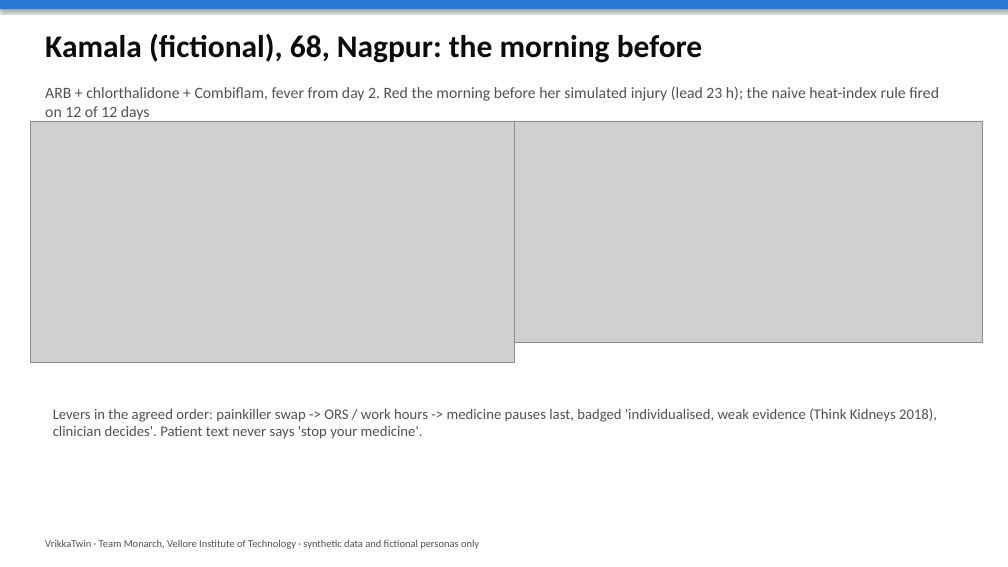
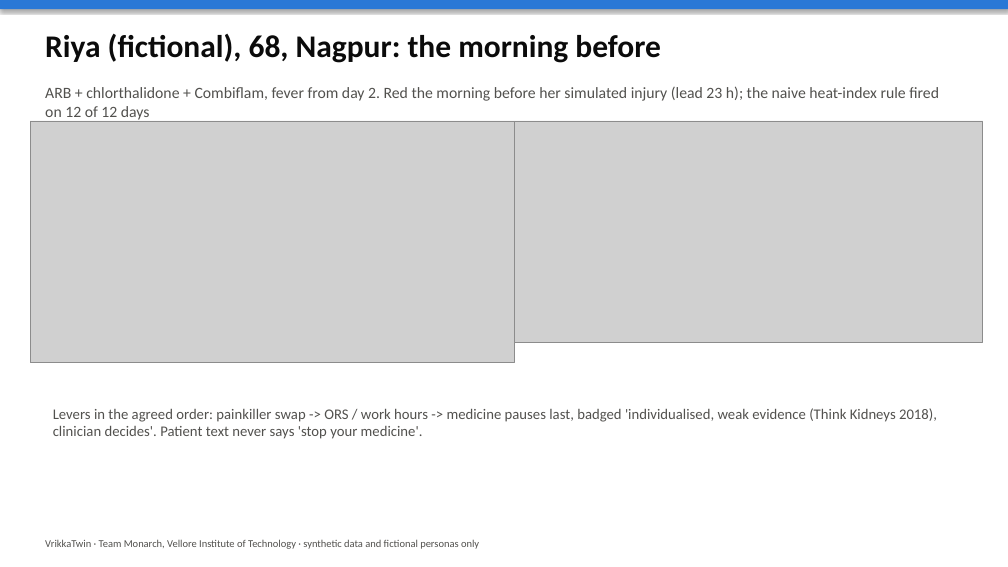
Before and after one commit to Eeshan842004/VrikkaTwin_Monarch, a slide deck: slide 5 of Monarch_Vellore-Institute-of-Technology/deliverables/VrikkaTwin_slides.pptx. Drawn at 1008x567 pixels with LibreOffice and Linux fonts; fonts in the diff are those of the drawing; grey boxes stand for pictures. Boxes give left, top, right and bottom in pixels: in the first picture for what was removed or moved away, otherwise in the second. Text is boxed around its words. In the diff, an @@ line names an element or a change of style, - is before the commit and + after.

```diff
--- a/Monarch_Vellore-Institute-of-Technology/deliverables/VrikkaTwin_slides.pptx
+++ b/Monarch_Vellore-Institute-of-Technology/deliverables/VrikkaTwin_slides.pptx
@@ text at (45,34,661,63): text changed @@
-Kamala (fictional), 68, Nagpur: the morning before
+Riya (fictional), 68, Nagpur: the morning before
```
Also in this commit, not shown: 1 other slide changed, 37 other files.
